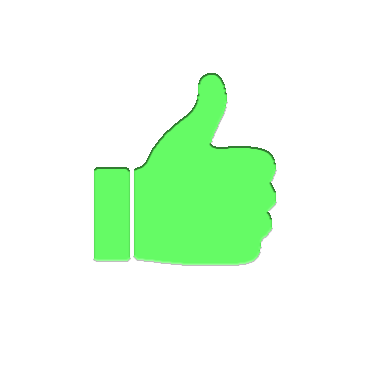
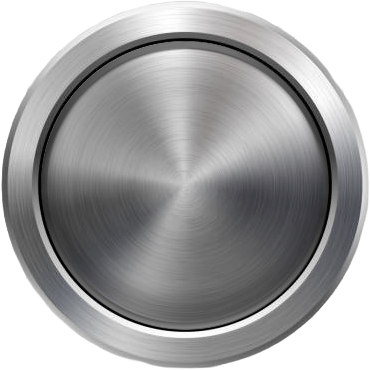
Before/after of a 370px x 370px layered artwork. What changed in the layer stack:
renamed "Layer 11" to "Thumbs Up", hid it over [94, 73, 276, 265]
showed "Pressed button" over [41, 41, 330, 330]
showed "Unmapped button" over [1, 0, 369, 369]